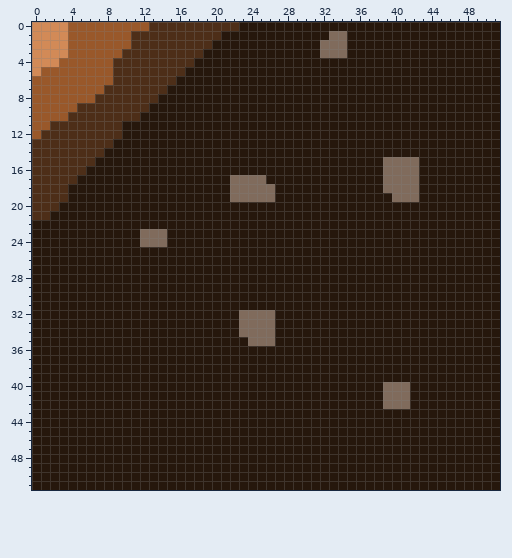
Pixel-art sprite, stored at Assets/Animation/Sprites/Tiles/groundtile5.png. The first picture shows the starting point.
The file is 52x52 pixels.
And afterwards:
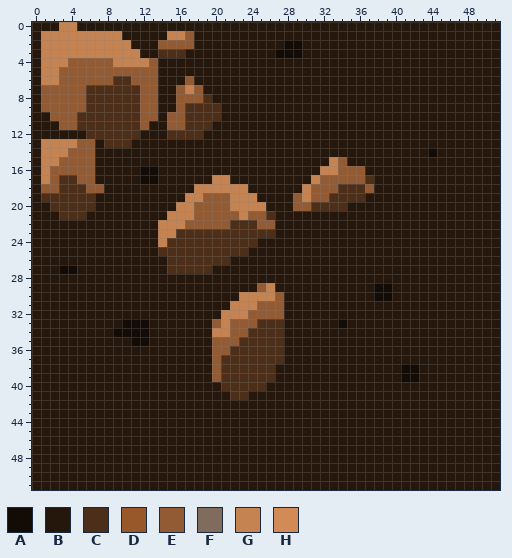
Palette (. is transparent): A #130b05  B #26170c  C #4d2e18  D #99582a  E #935b33  F #806b5c  G #c68352  H #d28a57
The edit:
y 0: x 0..22 HHHHDDDDDDDDDCCCCCCCCCC -> BBBGGBBBBBBBBBBBBBBBBBB
y 1: x 0..20 HHHHDDDDDDDCCCCCCCCCC -> BGGGGGGGGGBBBBBGGEBBB; x 33..34 FF -> BB
y 2: x 0..19 HHHHDDDDDDDCCCCCCCCC -> BGGGGGGGGGGBBBEEEEBB; x 28..29 BB -> AA; x 32..34 FFF -> BBB
y 3: x 0..13 HHHHDDDDDDCCCC -> BGGGGGGGGGGGBB; x 17..18 CC -> BB; x 27..29 BBB -> AAA; x 32..34 FFF -> BBB
y 4: x 0..17 HHHDDDDDDCCCCCCCCC -> BGGGEEEEEGGGGEBBBB
y 5: x 0..16 HDDDDDDDDCCCCCCCC -> BGGEEEEEEEEEEEBBB
y 6: x 0..8 DDDDDDDDD -> BGGEEEEEE; x 11..15 CCCCC -> EEEBB; x 17 B -> E
y 7: x 0..7 DDDDDDDD -> BEEEEECC; x 12..14 CCC -> EEB; x 16..18 BBB -> EGE
y 8: x 0..6 DDDDDDD -> BEEEEEC; x 12..13 CC -> EE; x 16..19 BBBB -> EEEC
y 9: x 0..5 DDDDDC -> BEEEEE; x 12..13 CB -> EE; x 16..20 BBBBB -> ECCCC
y 10: x 0..4 DDDDC -> BBEEE; x 12..13 BB -> EE; x 15..20 BBBBBB -> EECCCC
y 11: x 0..4 DDCCC -> BBBEE; x 10..12 BBB -> CCE; x 15..19 BBBBB -> EECCC
y 12: x 0..5 DCCCCC -> BBBBBB; x 10..11 BB -> CC; x 15..18 BBBB -> CCCC
y 13: x 0..7 CCCCCCCC -> BGGGGEEB; x 9..10 BB -> CC
y 14: x 0..7 CCCCCCCC -> BGGGEEEB; x 44 B -> A
y 15: x 0..6 CCCCCCC -> BGGEEEE; x 33..34 BB -> GE; x 39..42 FFFF -> BBBB
y 16: x 0..6 CCCCCCB -> BGEEEEE; x 12..13 BB -> AA; x 32..36 BBBBB -> GGEEE; x 39..42 FFFF -> BBBB
y 17: x 0..2 CCC -> BGE; x 5..6 BB -> EE; x 12..13 BB -> AA; x 20..25 BBFFFF -> GGBBBB; x 31..37 BBBBBBB -> GEEEEEC; x 39..42 FFFF -> BBBB
y 18: x 0..2 CCC -> BEE; x 4..7 BBBB -> CCEE; x 18..26 BBBBFFFFF -> GGGGGGBBB; x 30..37 BBBBBBBB -> GEEECCCE; x 39..42 FFFF -> BBBB
y 19: x 0 C -> B; x 4..6 BBB -> CCC; x 17..26 BBBBBFFFFF -> GGEEEGGGBB; x 29..36 BBBBBBBB -> EGEECCCC; x 40..42 FFF -> BBB
y 20: x 0..1 CC -> BB; x 3..6 BBBB -> CCCC; x 16..25 BBBBBBBBBB -> GGEEEEGGGG; x 29..34 BBBBBB -> EECCCC
y 21: x 0..1 CC -> BB; x 3..5 BBB -> CCC; x 15..26 BBBBBBBBBBBB -> GGGEEEEEGEEC
y 22: x 14..26 BBBBBBBBBBBBB -> GGGEEEEECCCEE
y 23: x 12..26 FFFBBBBBBBBBBBB -> BBGGCCCCCCCCCCC
y 24: x 12..24 FFFBBBBBBBBBB -> BBGCCCCCCCCCC
y 25: x 14..23 BBBBBBBBBB -> CCCCCCCCCC
y 26: x 15..21 BBBBBBB -> CCCCCCC
y 27: x 3..4 BB -> AA; x 15..19 BBBBB -> CCCCC
y 29: x 25..26 BB -> EG; x 38..39 BB -> AA
y 30: x 23..27 BBBBB -> GGGGE; x 38..39 BB -> AA
y 31: x 22..27 BBBBBB -> GGGEEE
y 32: x 21..27 BBFFFFB -> GGGEEEE
y 33: x 10..12 BBB -> AAA; x 20..27 BBBFFFFB -> EGEEECCC; x 34 B -> A
y 34: x 9..12 BBBB -> AAAA; x 20..27 BBBFFFFB -> GGEECCCC
y 35: x 11..12 BB -> AA; x 20..27 BBBBFFFB -> EEECCCCC
y 36: x 20..27 BBBBBBBB -> EECCCCCC
y 37: x 20..27 BBBBBBBB -> ECCCCCCC
y 38..39: x 20..26 BBBBBBB -> ECCCCCC; x 41..42 BB -> AA
y 40: x 21..25 BBBBB -> CCCCC; x 39..41 FFF -> BBB
y 41: x 22..23 BB -> CC; x 39..41 FFF -> BBB
y 42: x 39..41 FFF -> BBB
Changed places in both pictures, as pixel boxes (x1, y1, x2, y2):
changed: (32, 22, 437, 409)
